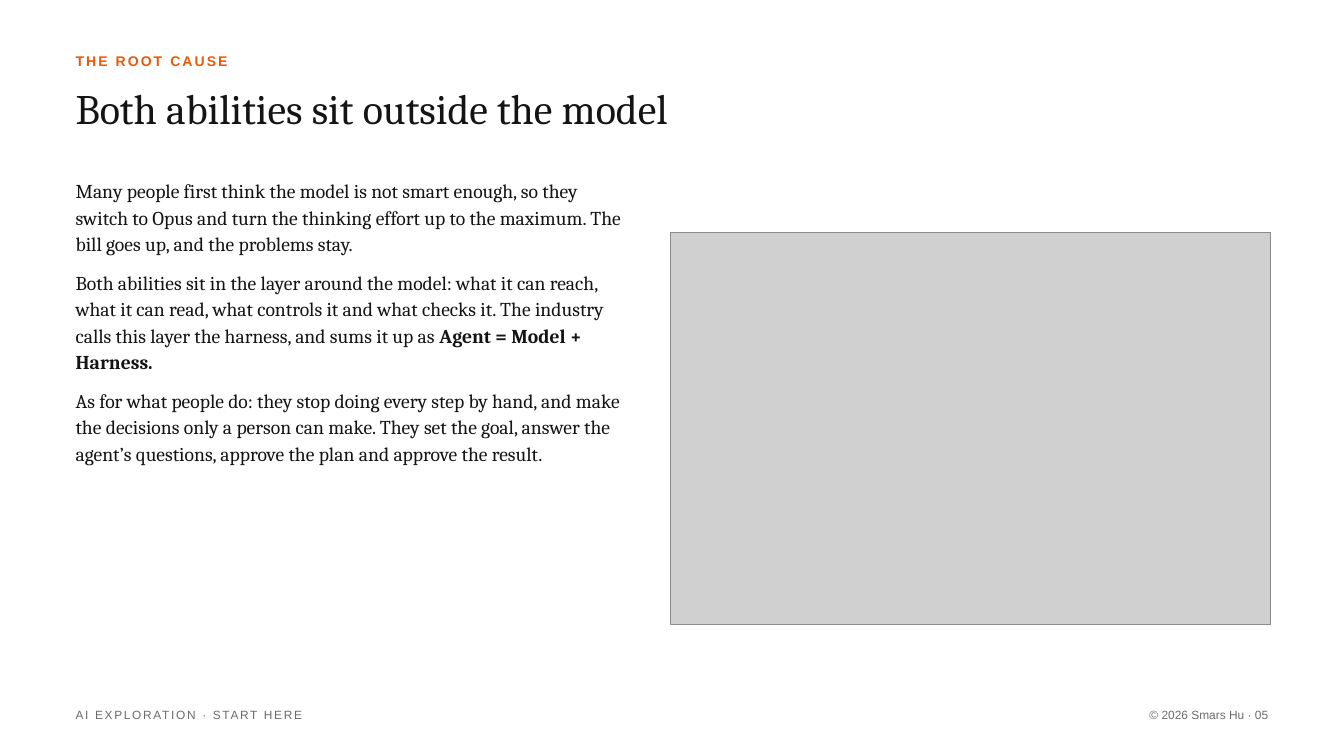
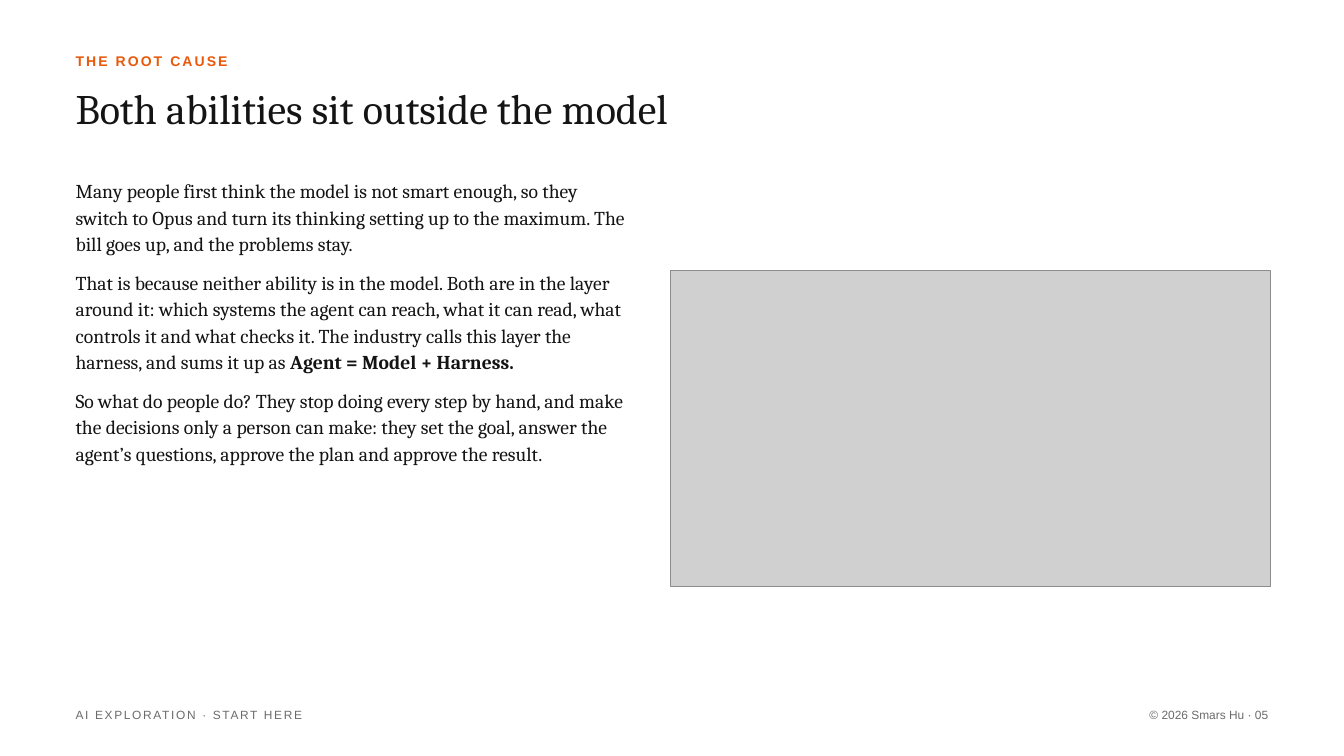
Before and after one commit to Smars-Bin-Hu/ai-exploration, a slide deck: slide 5 of Start Here/Start Here.pptx. Drawn at 1344x756 pixels with LibreOffice and Linux fonts; fonts in the diff are those of the drawing; grey boxes stand for pictures. Boxes give left, top, right and bottom in pixels: in the first picture for what was removed or moved away, otherwise in the second. Text is boxed around its words. In the diff, an @@ line names an element or a change of style, - is before the commit and + after.

```diff
--- a/Start Here/Start Here.pptx
+++ b/Start Here/Start Here.pptx
@@ text at bbox=[76, 184, 624, 466]: text changed @@
-Many people first think the model is not smart enough, so they switch to Opus and turn the thinking effort up to the maximum. The bill goes up, and the problems stay.
-Both abilities sit in the layer around the model: what it can reach, what it can read, what controls it and what checks it. The industry calls this layer the harness, and sums it up as Agent = Model + Harness.
-As for what people do: they stop doing every step by hand, and make the decisions only a person can make. They set the goal, answer the agent’s questions, approve the plan and approve the result.
+Many people first think the model is not smart enough, so they switch to Opus and turn its thinking setting up to the maximum. The bill goes up, and the problems stay.
+That is because neither ability is in the model. Both are in the layer around it: which systems the agent can reach, what it can read, what controls it and what checks it. The industry calls this layer the harness, and sums it up as Agent = Model + Harness.
+So what do people do? They stop doing every step by hand, and make the decisions only a person can make: they set the goal, answer the agent’s questions, approve the plan and approve the result.
@@ picture: place and size @@
-picture at bbox=[670, 233, 1270, 624]
+picture at bbox=[670, 270, 1270, 586]
```
Also in this commit, not shown: 17 other slides changed, 2 slides added, 18 other files.
